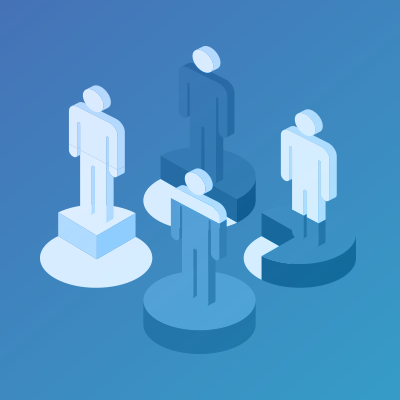
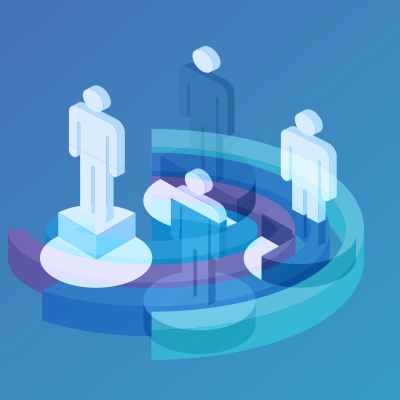
Comparing the layer stacks of the two w=400, h=400 images. Changes:
added layer "Vector Smart Object" (1st of 3) (soft light) above "Vector Smart Object" over [8, 129, 364, 360]
